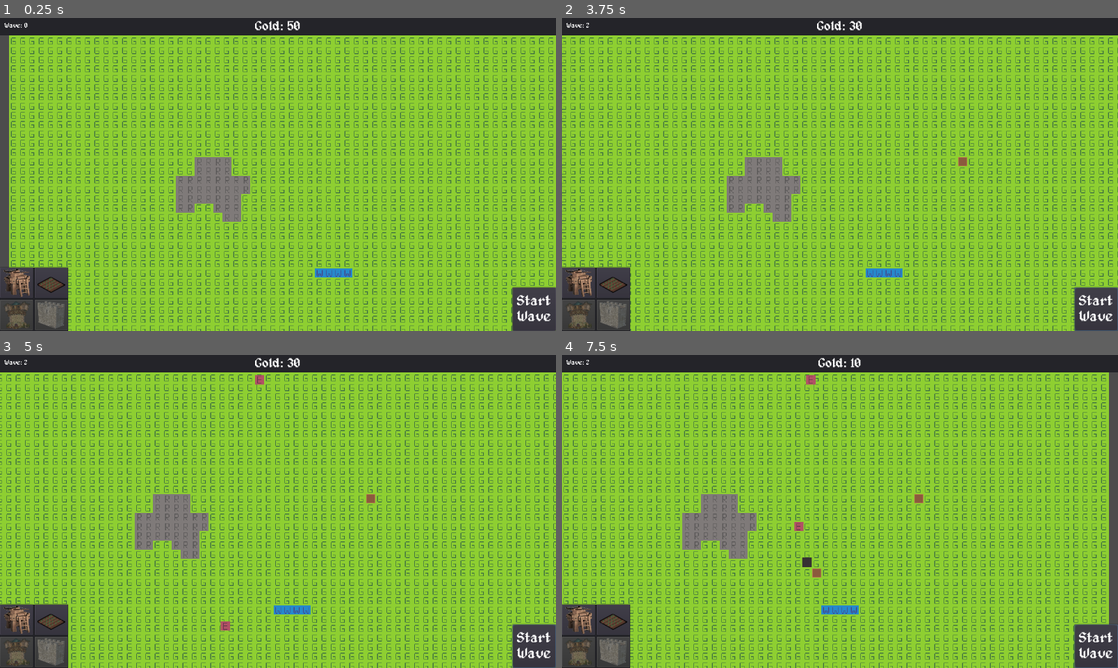
Above: before the commit, frames 1-4 (two rows, left to right).
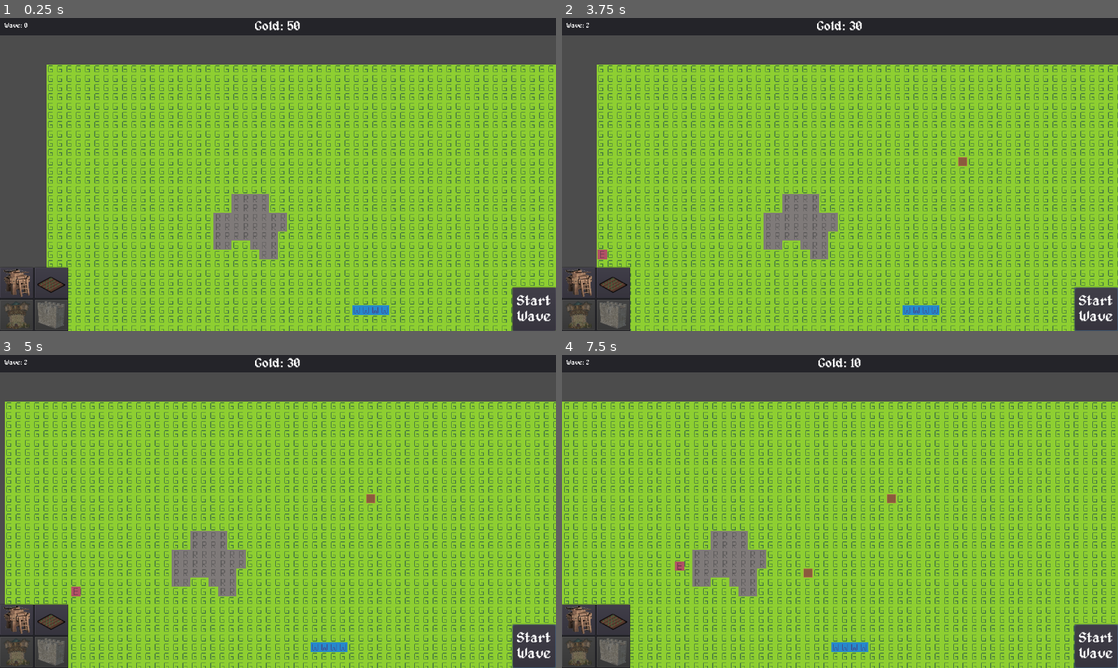
Above: after the commit, the same moments.

Repository: Joshua5437/Game-3
Game: Godot game, scene res://mainScene.tscn
The game is run twice, just before and just after one commit, with the same random seed, the same clock (stepped at 60 frames per second) and the same inputs.
Inputs (mouse positions are in pixels of both pictures, inside the frame that each line leads up to):
- Up to frame 1 (0.25 s): no input
- Up to frame 2 (3.75 s): click "Start Wave" at 0.5 s; click "Start Wave" at 1.25 s; click (578, 284) at 2 s; click (612, 284) at 2.75 s; tap Enter at 3.5 s; move the mouse to (962, 158) at 3.52 s; hold Right (ui_right) from 3.53 s (still down); hold 1 from 3.53 s (still down); click (962, 158) at 3.67 s
- Up to frame 3 (5 s): release Right (ui_right) at 4.25 s; release 1 at 4.25 s; drag from (372, 498) to (261, 398) at 4.27 s
- Up to frame 4 (7.5 s): move the mouse to (895, 442) at 5.02 s; hold Right (ui_right) 5.03-5.75 s; hold Q 5.03-5.75 s; drag from (812, 574) to (917, 498) at 5.77 s; drag from (817, 574) to (812, 389) at 6.52 s; drag from (673, 464) to (817, 574) at 7.27 s

The runs differ from the first frame. In frame 1, 17% of the frame differs, in the area x 1-100%, y 5-95%; in frame 2, 17%; in frame 3, 14%; in frame 4, 24%, in the area x 0-100%, y 5-100%.

Commit message:
enemies will spawn at map edge

Diff:
--- a/mainScene.tscn
+++ b/mainScene.tscn
@@ -13,7 +13,6 @@
 script = ExtResource( 3 )
 constructions = [ ExtResource( 6 ), ExtResource( 4 ) ]
 gold = 50
-wave_spawn_position = NodePath("WaveSpawnPosition")
 wave_spawn_enemy = ExtResource( 5 )
 
 [node name="Map" parent="." groups=["Map"] instance=ExtResource( 1 )]
@@ -26,14 +25,11 @@
 limit_right = 1024
 limit_bottom = 1024
 script = ExtResource( 2 )
-
-[node name="WaveSpawnPosition" type="Position2D" parent="."]
-position = Vector2( 504, 584 )
+boundary_offset = 5
 
 [node name="WaveSystem" type="Node2D" parent="."]
 script = ExtResource( 8 )
 map_path = NodePath("../Map")
-wave_spawn_position = NodePath("../WaveSpawnPosition")
 wave_spawn_enemy = ExtResource( 5 )
 
 [node name="CanvasLayer" type="CanvasLayer" parent="."]
--- a/scripts/game.gd
+++ b/scripts/game.gd
@@ -26,7 +26,7 @@
 var rng : RandomNumberGenerator
 
 func _ready():
-
+	randomize()
 	rng = RandomNumberGenerator.new()
 	# This will show accruate information about gold balance
 	ui.update_gold_amount(gold)
--- a/scripts/map.gd
+++ b/scripts/map.gd
@@ -83,3 +83,24 @@
 
 func get_cell_weight(world_position: Vector2):
 	return map_weights[ground.get_cell(world_position.x/CELL_SIZE, world_position.y/CELL_SIZE)]
+
+# Return random position on the map edge
+func randomize_edge_position():
+	var edge_num = randi() % 4
+	var grid_pos : Vector2
+	match edge_num:
+		# North
+		0:
+			grid_pos = Vector2(randi() % MAP_SIZE, 0)
+		# East
+		1:
+			grid_pos = Vector2(MAP_SIZE - 1, randi() % MAP_SIZE)
+		# South
+		2:
+			grid_pos = Vector2(randi() % MAP_SIZE, MAP_SIZE - 1)
+		# West
+		3:
+			grid_pos = Vector2(0, randi() % MAP_SIZE)
+
+	var world_pos = ground.map_to_world(grid_pos) + CENTER_OFFSET
+	return world_pos
--- a/wave_system.gd
+++ b/wave_system.gd
@@ -31,12 +31,13 @@
 
 func _spawn_wave():
 	var spawn_position_node = get_node(wave_spawn_position)
+	var new_position = map.randomize_edge_position()
 
 	# Spawns a wave of enemies
 	for i in range(wave_number + 1):
 		var new_enemy = wave_spawn_enemy.instance()
 		new_enemy.set_enemy_type(enemy_types[rng.randi_range(0,enemy_types.size()-1)])
-		new_enemy.position = spawn_position_node.position
+		new_enemy.position = new_position
 
 		tracked_enemies.push_back(new_enemy)
 		new_enemy.connect("die", self, "_on_enemy_death")
